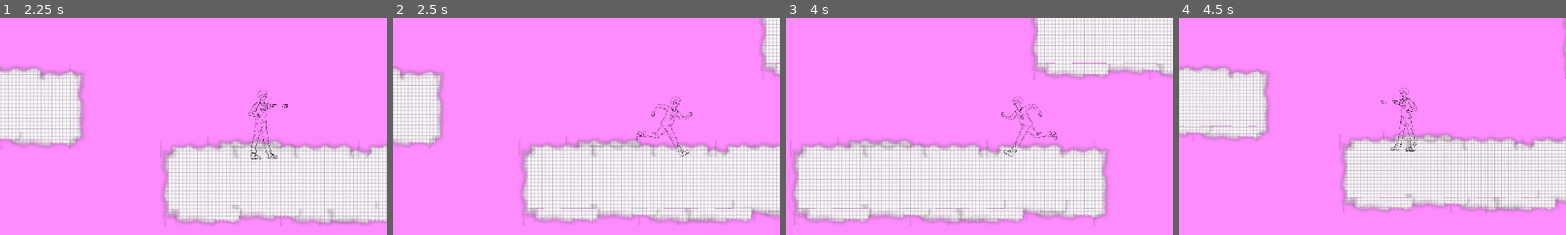
Above: before the commit, frames 1-4 (left to right).
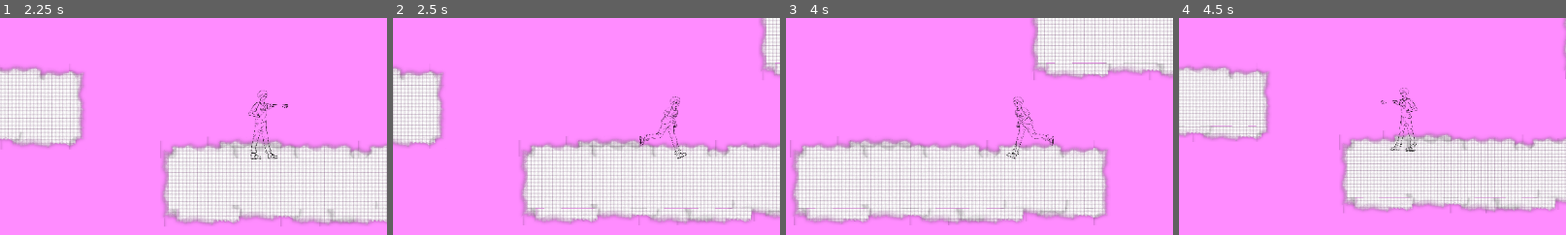
Above: after the commit, the same moments.

Repository: asger-finding/ddu-syds-droemmerejse
Game: Godot game, scene res://Root.tscn
Same seed, same stepped clock (60 frames per second), same inputs: the game is played once before the commit and once after it.
Inputs:
- Up to frame 1 (2.25 s): tap Enter (ui_accept) at 0.5, 0.77, 1.52 s; hold Right (ui_right) 0.53-1.28 s; tap X (Punch) at 0.6, 1.35, 2.1 s; hold Down (ui_down) 1.28-2.03 s; hold Right (ui_right) from 2.03 s (still down)
- Up to frame 2 (2.5 s): keep holding Right (ui_right)
- Up to frame 3 (4 s): release Right (ui_right) at 2.78 s; hold Up (ui_up) 2.78-3.53 s; tap X (Punch) at 2.85, 3.6 s; tap Enter (ui_accept) at 3.02, 3.77 s; hold Left (ui_left) from 3.53 s (still down)
- Up to frame 4 (4.5 s): keep holding Left (ui_left); tap X (Punch) at 4.35 s
The pictures show only the part of the screen within x 18-68%, y 40-90%; the shares and areas given below are measured in that part.

Frame 1 is identical in both runs. In frame 2, 0.7% of the frame differs, in the area x 62-78%, y 36-66%; in frame 3, 0.6%; in frame 4, nothing differs.

Commit message:
Fix: Running animation not playing

Diff:
--- a/game/Enemy_Drage.gd
+++ b/game/Enemy_Drage.gd
@@ -1,9 +1,11 @@
 extends Enemy
 
-
+var health = 1
+var dead = false
 var direction
 @onready var _animated_sprite = $AnimatedSprite2D
 @onready var _ray_cast_2d = $RayCast2D
+@onready var _collision_shape_2d = $CollisionShape2D
 #@onready var _paper_layer = getPaperRoot/PaperLayer
 
 func _physics_process(delta: float) -> void:
@@ -28,6 +30,8 @@
 			_animated_sprite.flip_h =false
 		else:
 			_animated_sprite.flip_h = true
+	if health <= 0:
+		death()
 
 	# Move and slide with floor detection
 	move_and_slide()
@@ -39,7 +43,12 @@
 		else:
 			return false
 
-
+func death():
+	hide()
+	set_process(false)
+	set_physics_process(false)
+	_collision_shape_2d.disabled = true
+	dead=true
 
 
 func _on_area_2d_body_entered(body: Node2D) -> void:
--- a/game/Scenes/PlayerScene.tscn
+++ b/game/Scenes/PlayerScene.tscn
@@ -76,7 +76,7 @@
 }],
 "loop": true,
 "name": &"Run",
-"speed": 10.0
+"speed": 17.0
 }, {
 "frames": [{
 "duration": 1.0,
@@ -96,7 +96,7 @@
 }]
 
 [sub_resource type="RectangleShape2D" id="RectangleShape2D_ye8ic"]
-size = Vector2(339, 956)
+size = Vector2(722, 828)
 
 [sub_resource type="CapsuleShape2D" id="CapsuleShape2D_ye8ic"]
 radius = 14.9
@@ -132,16 +132,13 @@
 scale = Vector2(0.1, 0.1)
 sprite_frames = SubResource("SpriteFrames_k5t3f")
 animation = &"Punch"
-frame = 1
-frame_progress = 1.0
 
 [node name="Punch" type="Area2D" parent="Player/AnimatedSprite2D"]
 position = Vector2(62, -396)
 
 [node name="Punchhitbox" type="CollisionShape2D" parent="Player/AnimatedSprite2D/Punch"]
-position = Vector2(-138, 454)
+position = Vector2(-135, 390)
 shape = SubResource("RectangleShape2D_ye8ic")
-disabled = true
 
 [node name="CollisionShape2D" type="CollisionShape2D" parent="Player"]
 position = Vector2(-8.4, 5.2)
@@ -167,3 +164,4 @@
 
 [connection signal="animation_finished" from="Player/AnimatedSprite2D" to="Player" method="_on_animated_sprite_2d_animation_finished"]
 [connection signal="body_entered" from="Player/AnimatedSprite2D/Punch" to="Player" method="_on_punch_body_entered"]
+[connection signal="body_exited" from="Player/AnimatedSprite2D/Punch" to="Player" method="_on_punch_body_exited"]
--- a/game/Scripts/EnemyCow.gd
+++ b/game/Scripts/EnemyCow.gd
@@ -1,12 +1,13 @@
 extends Enemy
 
+var health = 1
 var dead = false
 var direction
 @onready var _animated_sprite = $AnimatedSprite2D
 @onready var _ray_cast_2d = $RayCast2D
 @onready var _collision_shape_2d = $CollisionShape2D
 #@onready var _paper_layer = getPaperRoot/PaperLayer
-var health = 1
+
 func _physics_process(delta: float) -> void:
 	_animated_sprite.play("GodKo")
 	if _animated_sprite.flip_h:
@@ -31,6 +32,8 @@
 			_animated_sprite.flip_h = true
 	if health <= 0:
 		death()
+
+	#print(position)
 	# Move and slide with floor detection
 	move_and_slide()
 func is_floor_ahead():
--- a/game/Scripts/Player.gd
+++ b/game/Scripts/Player.gd
@@ -69,11 +69,6 @@
 	if is_punching:
 		return
 
-	if is_on_floor() and not moving:
-		_animated_sprite.play("Stand")
-	elif not moving:
-		_animated_sprite.play("Fald")
-
 	var moving := false
 	_animated_sprite.speed_scale = 1
 	if Input.is_action_just_pressed("ui_down") and is_on_floor():
@@ -93,6 +88,11 @@
 
 	if not moving:
 		_animated_sprite.stop()
+		if is_on_floor():
+			_animated_sprite.speed_scale = 0.8*(velocity.x)/(Global.Constants.TOP_SPEED)
+			_animated_sprite.play("Stand")
+		else:
+			_animated_sprite.play("Fald")
 
 # --- Internal: Movement ---
 func _apply_gravity(delta: float) -> void:
@@ -187,6 +187,13 @@
 		print(body)
 	else:
 		pass # Replace with function body.
+func _on_punch_body_exited(body: Node2D) -> void:
+	if body.is_class("CharacterBody2D") and body != self:
+		body.health -=1
+		print("you hit")
+		print(body)
+	pass # Replace with function body.
+
 
 # --- Public API: Stun ---
 func stun(time: float) -> bool:
Not shown, added: game/Assets/BackDrop/Dino.png.import
Not shown, added: game/Assets/BackDrop/Skyer/Sky 1.png.import
Not shown, added: game/Assets/BackDrop/Skyer/Sky 2.png.import
Not shown, added: game/Assets/BackDrop/Skyer/Sky 3.png.import
Not shown, added: game/Assets/BackDrop/Skyer/Sky 4.png.import
Not shown, added: game/Assets/BackDrop/Skyer/Sky 5.png.import
Not shown, added: game/Assets/BackDrop/Skyer/Sky 6.png.import
Not shown, added: game/Assets/BackDrop/Skyer/Sky 7.png.import
Not shown, added: game/Assets/BackDrop/Skyer/Sky 8.png.import
Not shown, added: game/Assets/BackDrop/blomst 1.png.import
Not shown, added: game/Assets/BackDrop/blomst 2.png.import
Not shown, added: game/Assets/BackDrop/sommerfugl 2.png.import
(and 1 more such lines)
